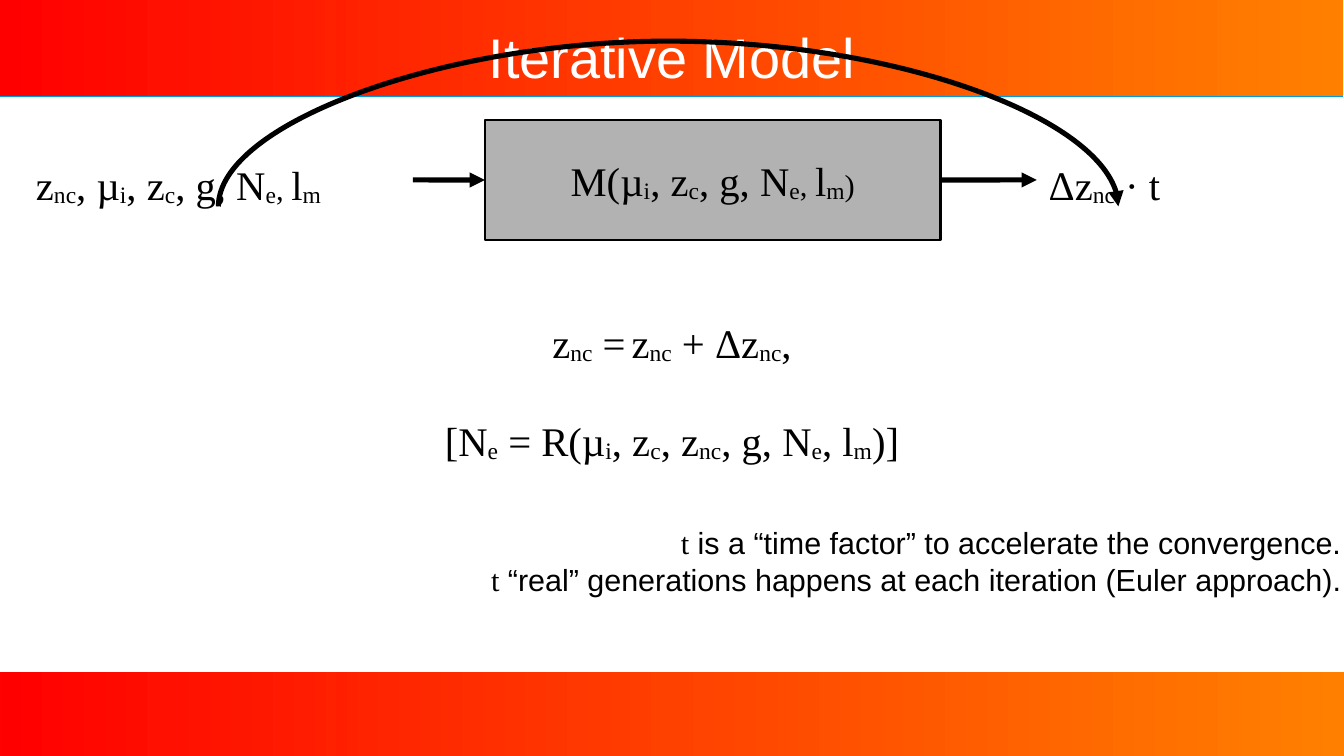
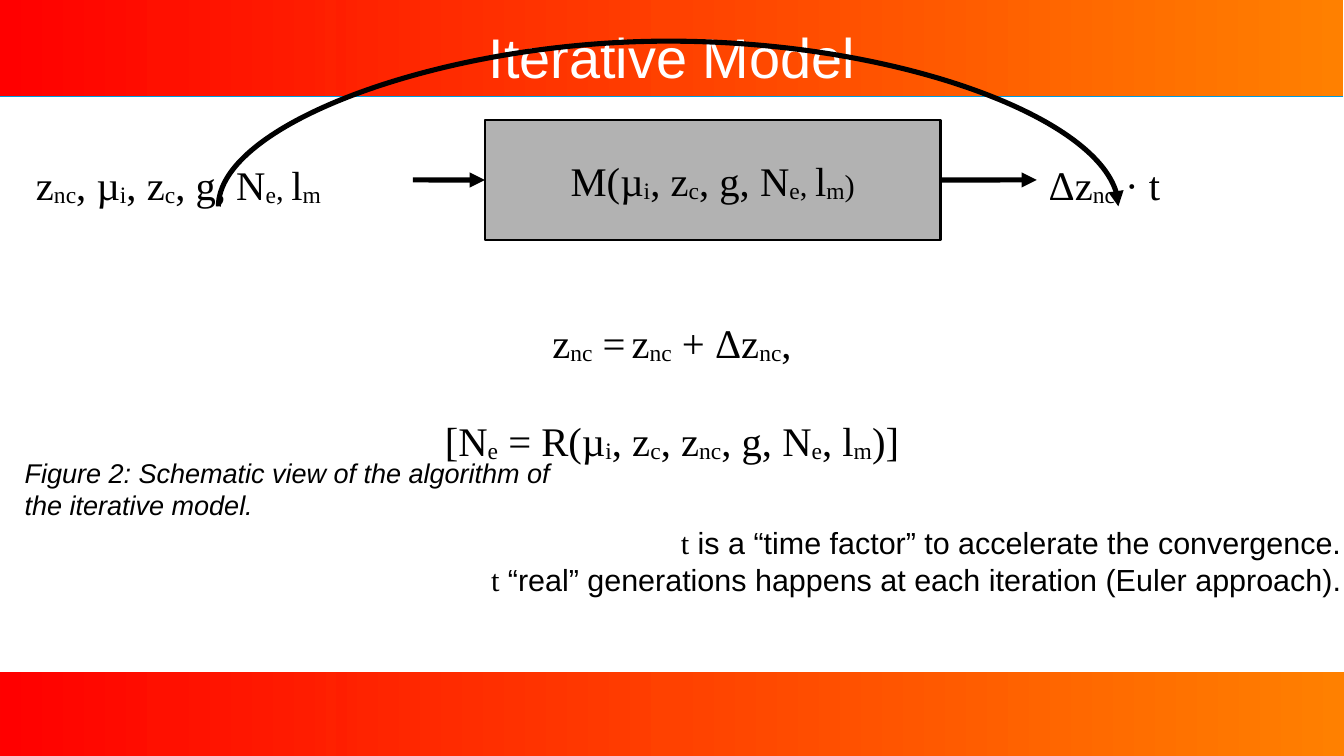
Before and after one commit to Jojobarbarr/AL_predict, a slide deck: slide 11 of talk.odp (slide 9 before the commit). Drawn at 1344x756 pixels with LibreOffice and Linux fonts; fonts in the diff are those of the drawing; background and template pictures are left out. Boxes give left, top, right and bottom in pixels: in the first picture for what was removed or moved away, otherwise in the second. Text is boxed around its words. In the diff, an @@ line names an element or a change of style, - is before the commit and + after.

```diff
--- a/talk.odp
+++ b/talk.odp
@@ text added at box(25, 463, 550, 516), 16 pt, text #000000, italic @@
+Figure 2: Schematic view of the algorithm of the iterative model.
```
Also in this commit, not shown: 6 other slides changed, 11 slides added, 2 slides removed, 8 other files.
